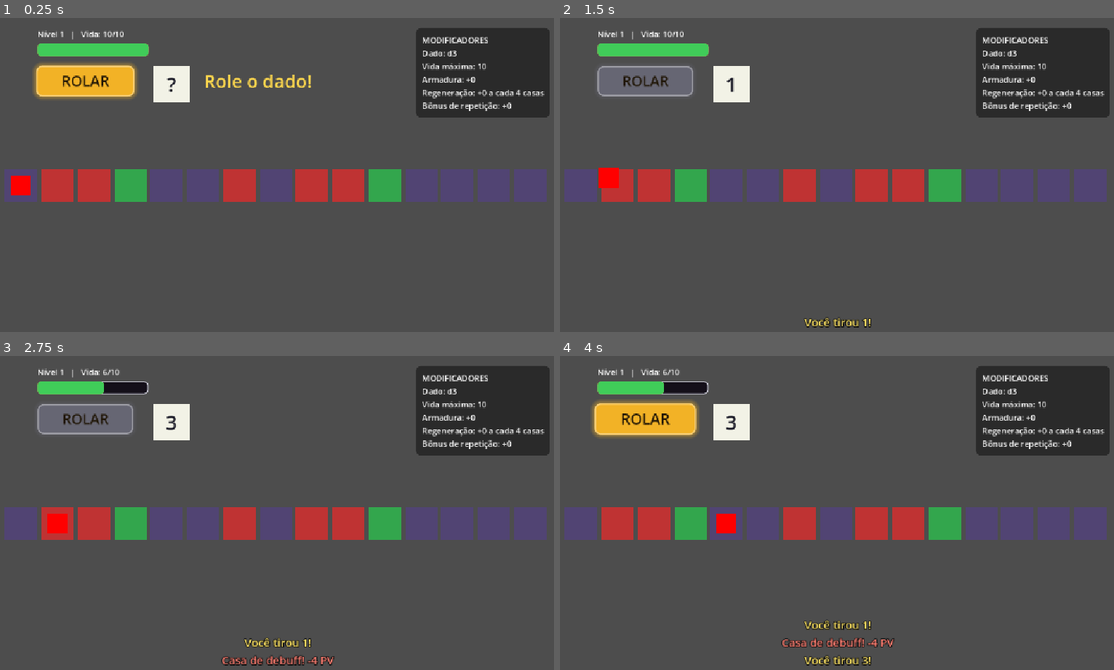
Above: before the commit, frames 1-4 (two rows, left to right).
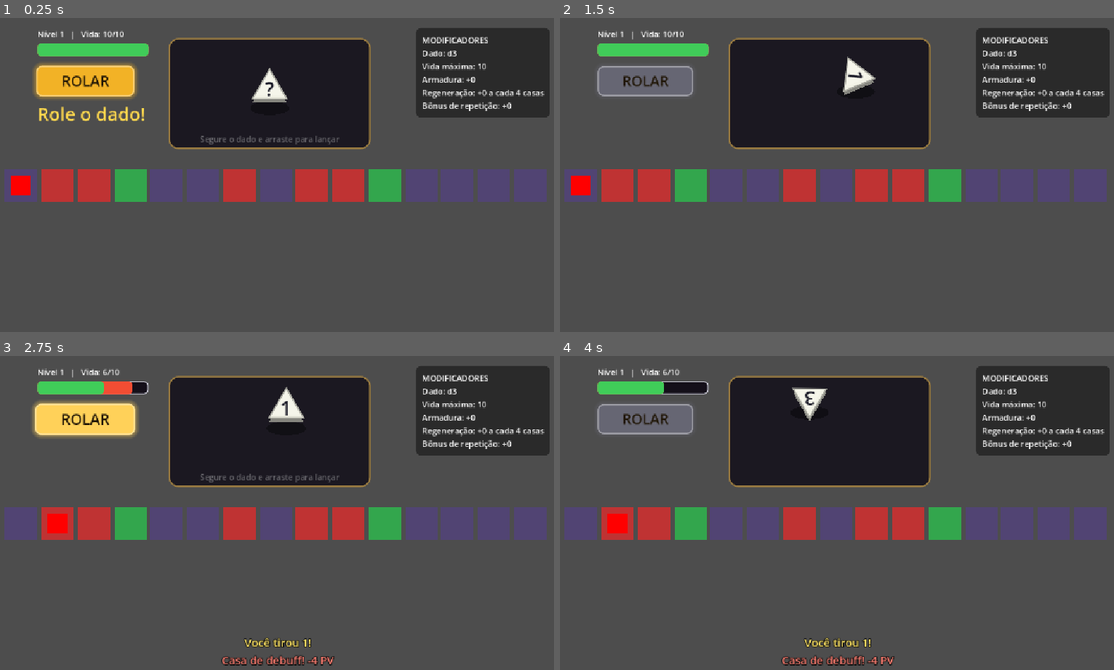
Above: after the commit, the same moments.

Repository: icamarassa/Dice-Run
Game: Godot game, scene res://scenes/main.tscn
Same seed, same stepped clock (60 frames per second), same inputs: the game is played once before the commit and once after it.
Inputs (mouse positions are in pixels of both pictures, inside the frame that each line leads up to):
- Up to frame 1 (0.25 s): no input
- Up to frame 2 (1.5 s): click "ROLAR" at 0.5 s; move the mouse to (964, 165) at 1.27 s; click (964, 165) at 1.42 s
- Up to frame 3 (2.75 s): click (83, 418) at 2 s, where only the run before the commit has a clickable "ROLAR"
- Up to frame 4 (4 s): click (643, 418) at 2.75 s, where only the run after the commit has a clickable "ROLAR"; move the mouse to (720, 534) at 3.52 s; click (720, 534) at 3.67 s

The runs differ from the first frame. In frame 1, 13% of the frame differs, in the area x 6-67%, y 6-42%; in frame 2, 14%; in frame 3, 15%; in frame 4, 17%, in the area x 5-67%, y 6-99%.

Commit message:
Marco 5: dado pseudo-3D com mouse

Diff:
--- a/dados/buffs/bencao_arthur.tres
+++ b/dados/buffs/bencao_arthur.tres
@@ -6,6 +6,6 @@
 script = ExtResource("1_h6oeo")
 nome = "Benção do Rei Arthur"
 raridade = "Lendaria"
-descricao = "A cada 10 casas lhe protege completamente de um dano"
+descricao = "A cada 18 casas lhe protege completamente de um dano"
 id_efeito = "escudo_arthur"
 metadata/_custom_type_script = "uid://bojuqkqv6tqib"
--- /dev/null
+++ b/scripts/dado_fisico.gd
@@ -0,0 +1,328 @@
+class_name DadoFisico
+extends Node2D
+# Dado "2.5D": desenhado em 2D, mas com altura (z), sombra, quique e giro,
+# o que dá a impressão de um objeto 3D rolando numa mesa.
+
+signal lancado   # o jogador soltou o dado (ou clicou em ROLAR)
+signal pousou    # o dado parou de vez
+
+enum Estado { REPOUSO, SEGURANDO, VOANDO, ASSENTANDO, ALINHANDO }
+
+const AREA := Rect2(0, 0, 400, 220)      # tamanho da mesa
+const RAIO := 38.0
+const GRAVIDADE := 1600.0
+const ELASTICIDADE := 0.5
+const VEL_MAX := 1000.0
+const ALTURA_SEGURANDO := 46.0
+const COR_DADO := Color(0.95, 0.95, 0.9)
+const COR_BONUS := Color(1.0, 0.85, 0.35)
+
+# lados do dado -> [lados do desenho, rotação inicial]
+# Assim o formato muda quando o dado evolui.
+const FORMAS := {
+	3: [3, -PI / 2.0],
+	4: [4, 0.0],
+	6: [4, PI / 4.0],
+	8: [6, 0.0],
+	10: [8, PI / 8.0],
+	12: [5, -PI / 2.0],
+	20: [10, -PI / 2.0],
+}
+
+var lados := 3:
+	set(valor):
+		if valor == lados:
+			return
+		lados = valor
+		if is_node_ready():
+			_esmagar()
+		queue_redraw()
+
+var habilitado := false:
+	set(valor):
+		habilitado = valor
+		queue_redraw()
+
+var estado := Estado.REPOUSO
+var pos := AREA.get_center()   # posição no "chão" da mesa
+var vel := Vector2.ZERO
+var z := 0.0                   # altura do dado
+var vz := 0.0
+var ang := 0.0
+var vang := 0.0
+var esmagar := Vector2.ONE     # achatamento (squash and stretch)
+
+var texto := "?"
+var face_final := 1
+var bonus := false
+var cor_dado := COR_DADO
+
+var vel_mouse := Vector2.ZERO
+var tempo_troca := 0.0
+var quicadas := 0
+var tempo := 0.0
+var estilo_mesa: StyleBoxFlat
+
+
+func _ready() -> void:
+	estilo_mesa = StyleBoxFlat.new()
+	estilo_mesa.bg_color = Color(0.07, 0.06, 0.1, 0.85)
+	estilo_mesa.border_color = Color(0.6, 0.48, 0.25)
+	estilo_mesa.set_border_width_all(3)
+	estilo_mesa.set_corner_radius_all(18)
+
+
+# ======================================================
+#  USO PELO main.gd
+# ======================================================
+
+# O main sorteia o número (lógica) e avisa o dado visual qual face mostrar ao pousar
+func definir_resultado(face: int, com_bonus: bool) -> void:
+	face_final = face
+	bonus = com_bonus
+
+
+# Usado pelo botão ROLAR: joga o dado sozinho
+func lancar_automatico() -> void:
+	if estado != Estado.REPOUSO:
+		return
+	var direcao := Vector2.from_angle(randf_range(-0.5, 0.5)) * randf_range(350.0, 600.0)
+	if pos.x > AREA.get_center().x:
+		direcao.x = -direcao.x
+	_lancar(direcao)
+
+
+# ======================================================
+#  MOUSE
+# ======================================================
+
+func _input(event: InputEvent) -> void:
+	var clique := event as InputEventMouseButton
+	if clique == null or clique.button_index != MOUSE_BUTTON_LEFT:
+		return
+
+	if clique.pressed:
+		if habilitado and estado == Estado.REPOUSO and _mouse_sobre_dado():
+			estado = Estado.SEGURANDO
+			vel_mouse = Vector2.ZERO
+			cor_dado = COR_DADO
+	elif estado == Estado.SEGURANDO:
+		_soltar()
+
+
+func _mouse_sobre_dado() -> bool:
+	var centro := pos + Vector2(0, -z)
+	return get_local_mouse_position().distance_to(centro) < RAIO * 1.1
+
+
+func _soltar() -> void:
+	var direcao := vel_mouse
+	if direcao.length() < 160.0:
+		# Soltou parado: joga para um lado qualquer
+		direcao = Vector2.from_angle(randf() * TAU) * randf_range(220.0, 360.0)
+	_lancar(direcao.limit_length(VEL_MAX))
+
+
+func _lancar(velocidade: Vector2) -> void:
+	cor_dado = COR_DADO
+	vel = velocidade
+	vz = randf_range(380.0, 520.0)
+	vang = randf_range(10.0, 16.0) * (1.0 if randf() < 0.5 else -1.0)
+	quicadas = 0
+	estado = Estado.VOANDO
+	# O main reage a este sinal sorteando o número e chamando definir_resultado()
+	lancado.emit()
+
+
+# ======================================================
+#  SIMULAÇÃO
+# ======================================================
+
+func _process(delta: float) -> void:
+	tempo += delta
+	match estado:
+		Estado.REPOUSO:
+			_processar_repouso(delta)
+		Estado.SEGURANDO:
+			_processar_segurando(delta)
+		Estado.VOANDO:
+			_processar_voo(delta)
+		Estado.ASSENTANDO:
+			_processar_assentando(delta)
+	queue_redraw()
+
+
+func _processar_repouso(delta: float) -> void:
+	var alvo_z := 0.0
+	if habilitado:
+		# Flutua de leve, chamando o jogador para pegar o dado
+		alvo_z = 8.0 + sin(tempo * 3.0) * 4.0
+		if _mouse_sobre_dado():
+			alvo_z += 8.0
+	z = lerpf(z, alvo_z, 10.0 * delta)
+
+
+func _processar_segurando(delta: float) -> void:
+	var alvo := _limitar(get_local_mouse_position())
+	var antes := pos
+	pos = pos.lerp(alvo, 1.0 - exp(-18.0 * delta))
+
+	# Velocidade do mouse (suavizada): é ela que define a força do arremesso
+	var vel_bruta := (pos - antes) / delta
+	vel_mouse = vel_mouse.lerp(vel_bruta, 0.35)
+
+	z = lerpf(z, ALTURA_SEGURANDO, 12.0 * delta)
+	ang = lerp_angle(ang, clampf(vel_mouse.x * 0.0015, -0.6, 0.6), 10.0 * delta)
+
+	# Sacudir o dado embaralha o número
+	tempo_troca -= delta
+	if vel_mouse.length() > 350.0 and tempo_troca <= 0.0:
+		texto = str(randi_range(1, lados))
+		tempo_troca = 0.06
+
+
+func _processar_voo(delta: float) -> void:
+	vz -= GRAVIDADE * delta
+	z += vz * delta
+	pos += vel * delta
+	ang += vang * delta
+	_quicar_nas_paredes()
+
+	# O número troca enquanto o dado gira
+	tempo_troca -= delta
+	if tempo_troca <= 0.0:
+		texto = str(randi_range(1, lados))
+		tempo_troca = 0.07
+
+	# Bateu no chão?
+	if z <= 0.0 and vz < 0.0:
+		z = 0.0
+		quicadas += 1
+		if quicadas >= 3 or absf(vz) < 140.0:
+			_assentar()
+		else:
+			vz = -vz * ELASTICIDADE
+			vel *= 0.7
+			vang *= 0.6
+			_esmagar()
+
+
+func _assentar() -> void:
+	estado = Estado.ASSENTANDO
+	vz = 0.0
+	texto = str(face_final)
+	_esmagar()
+
+
+func _processar_assentando(delta: float) -> void:
+	# Desliza um pouquinho no chão até parar
+	vel = vel.move_toward(Vector2.ZERO, 900.0 * delta)
+	pos += vel * delta
+	_quicar_nas_paredes()
+	vang = move_toward(vang, 0.0, 25.0 * delta)
+	ang += vang * delta
+
+	if vel.length() < 5.0 and absf(vang) < 0.5:
+		_alinhar()
+
+
+func _alinhar() -> void:
+	estado = Estado.ALINHANDO
+	var alvo := roundf(ang / TAU) * TAU
+	var t := create_tween()
+	t.tween_property(self, "ang", alvo, 0.15)
+	await t.finished
+	ang = 0.0
+	if bonus:
+		cor_dado = COR_BONUS
+	estado = Estado.REPOUSO
+	pousou.emit()
+
+
+func _limitar(p: Vector2) -> Vector2:
+	var margem := Vector2(RAIO, RAIO)
+	return p.clamp(AREA.position + margem, AREA.end - margem)
+
+
+func _quicar_nas_paredes() -> void:
+	var minimo := AREA.position + Vector2(RAIO, RAIO)
+	var maximo := AREA.end - Vector2(RAIO, RAIO)
+	if pos.x < minimo.x:
+		pos.x = minimo.x
+		vel.x = absf(vel.x) * 0.7
+	elif pos.x > maximo.x:
+		pos.x = maximo.x
+		vel.x = -absf(vel.x) * 0.7
+	if pos.y < minimo.y:
+		pos.y = minimo.y
+		vel.y = absf(vel.y) * 0.7
+	elif pos.y > maximo.y:
+		pos.y = maximo.y
+		vel.y = -absf(vel.y) * 0.7
+
+
+# Achata o dado e deixa ele voltar ao normal (squash and stretch)
+func _esmagar() -> void:
+	esmagar = Vector2(1.3, 0.7)
+	create_tween().tween_property(self, "esmagar", Vector2.ONE, 0.18) \
+		.set_trans(Tween.TRANS_BACK).set_ease(Tween.EASE_OUT)
+
+
+# ======================================================
+#  DESENHO
+# ======================================================
+
+func _contorno() -> PackedVector2Array:
+	var forma: Array = FORMAS.get(lados, [4, PI / 4.0])
+	var n: int = forma[0]
+	var rotacao: float = forma[1]
+	var pontos := PackedVector2Array()
+	for i in n:
+		pontos.append(Vector2.from_angle(rotacao + TAU * i / n) * RAIO)
+	return pontos
+
+
+func _draw() -> void:
+	var fonte := ThemeDB.fallback_font
+
+	# Mesa
+	draw_style_box(estilo_mesa, AREA)
+	if habilitado and estado == Estado.REPOUSO:
+		draw_string(fonte, Vector2(0, AREA.end.y - 14), "Segure o dado e arraste para lançar",
+			HORIZONTAL_ALIGNMENT_CENTER, AREA.size.x, 16, Color(1, 1, 1, 0.35))
+
+	# Sombra no chão: quanto mais alto o dado, mais fraca e maior ela fica
+	var fraca := 1.0 / (1.0 + z / 80.0)
+	draw_set_transform(pos + Vector2(0, RAIO * 0.75), 0.0, Vector2(1.0, 0.35))
+	draw_circle(Vector2.ZERO, RAIO * (1.0 + z / 400.0), Color(0, 0, 0, 0.4 * fraca))
+	draw_set_transform(Vector2.ZERO, 0.0, Vector2.ONE)
+
+	# Dado: quanto mais alto, maior (mais perto da "câmera")
+	var centro := pos + Vector2(0, -z)
+	var escala := esmagar * (1.0 + z / 300.0)
+
+	var pontos := PackedVector2Array()
+	for p in _contorno():
+		pontos.append(centro + p.rotated(ang) * escala)
+
+	# "Espessura": a mesma forma, mais escura, deslocada para baixo
+	var lateral := PackedVector2Array()
+	for p in pontos:
+		lateral.append(p + Vector2(0, 8))
+	draw_colored_polygon(lateral, cor_dado.darkened(0.45))
+
+	# Face de cima, contorno e um brilho suave
+	draw_colored_polygon(pontos, cor_dado)
+	var fechado := pontos.duplicate()
+	fechado.append(pontos[0])
+	draw_polyline(fechado, cor_dado.darkened(0.3), 3.0, true)
+
+	var brilho := PackedVector2Array()
+	for p in pontos:
+		brilho.append(centro.lerp(p, 0.8) + Vector2(-2, -3))
+	draw_colored_polygon(brilho, Color(1, 1, 1, 0.18))
+
+	# Número (gira junto com o dado)
+	draw_set_transform(centro, ang, escala)
+	draw_string(fonte, Vector2(-40, 14), texto, HORIZONTAL_ALIGNMENT_CENTER, 80.0, 40, Color(0.1, 0.1, 0.15))
+	draw_set_transform(Vector2.ZERO, 0.0, Vector2.ONE)
--- a/scripts/main.gd
+++ b/scripts/main.gd
@@ -18,7 +18,6 @@
 const CURA_POR_NIVEL := 0.5          # o curativo melhora 0,5 PV por nível
 
 const CASAS_PARA_REGEN := 4
-const CASAS_PARA_ESCUDO := 10        # Benção do Rei Arthur
 const CHANCE_DEBUFF_BASE := 0.25
 const CHANCE_DEBUFF_POR_NIVEL := 0.03
 const CHANCE_DEBUFF_MAX := 0.45
@@ -27,12 +26,10 @@
 const PASTA_BUFFS := "res://dados/buffs/"
 
 # ---------- Interface ----------
-const DADO_POS := Vector2(330, 95)
-const DICA_POS := Vector2(430, 100)
+const MESA_POS := Vector2(360, 40)    # onde fica a mesa do dado
+const DICA_POS := Vector2(100, 165)
 const BARRA_POS := Vector2(100, 50)
 const BARRA_TAM := Vector2(220, 26)
-const COR_DADO := Color(0.95, 0.95, 0.9)
-const COR_DADO_BONUS := Color(1.0, 0.85, 0.35)
 const SEGUNDOS_PARA_DICA := 7.0
 
 const COR_AVISO := Color(1.0, 0.9, 0.4)
@@ -87,6 +84,7 @@
 var escudo_max := 0
 var escudo_cargas := 0
 var passos_totais := 0
+var passos_para_escudo := 0
 var tipos_casas: Array[int] = []
 var todos_buffs: Array[Buff] = []
 var ocupado := false
@@ -96,8 +94,7 @@
 
 # ---------- Nós criados por código ----------
 var overlay_atual: ColorRect
-var dado_visual: ColorRect
-var face_dado: Label
+var dado_fisico: DadoFisico
 var dica_rolar: Label
 var painel_status: PanelContainer
 var label_status: Label
@@ -123,8 +120,8 @@
 	_esconder_nos_antigos()
 	_organizar_interface()
 	_criar_barras()
-	_criar_dado_visual()
 	_criar_painel_status()
+	_criar_dado_fisico()
 	_criar_avisos()
 	_criar_dica()
 
@@ -138,6 +135,7 @@
 	add_child(timer_dica)
 	timer_dica.start()
 
+	dado_fisico.habilitado = true
 	_pulsar_botao(true)
 	_mostrar_dica()
 
@@ -290,24 +288,13 @@
 		tween_barra.tween_property(barra_dano, "value", vida, 0.25)
 
 
-# ---------- Dado visual, painel, avisos e dica ----------
-
-func _criar_dado_visual() -> void:
-	dado_visual = ColorRect.new()
-	dado_visual.size = Vector2(72, 72)
-	dado_visual.pivot_offset = Vector2(36, 36)
-	dado_visual.position = DADO_POS
-	dado_visual.color = COR_DADO
-	$UI.add_child(dado_visual)
-
-	face_dado = Label.new()
-	face_dado.set_anchors_and_offsets_preset(Control.PRESET_FULL_RECT)
-	face_dado.horizontal_alignment = HORIZONTAL_ALIGNMENT_CENTER
-	face_dado.vertical_alignment = VERTICAL_ALIGNMENT_CENTER
-	face_dado.add_theme_font_size_override("font_size", 40)
-	face_dado.add_theme_color_override("font_color", Color(0.1, 0.1, 0.15))
-	face_dado.text = "?"
-	dado_visual.add_child(face_dado)
+# ---------- Dado, painel, avisos e dica ----------
+
+func _criar_dado_fisico() -> void:
+	dado_fisico = DadoFisico.new()
+	dado_fisico.position = MESA_POS
+	dado_fisico.lancado.connect(_on_dado_lancado)
+	$UI.add_child(dado_fisico)
 
 
 func _criar_painel_status() -> void:
@@ -327,6 +314,9 @@
 
 
 func _atualizar_status() -> void:
+	if dado_fisico:
+		dado_fisico.lados = dado.lados
+
 	var texto := "MODIFICADORES\n"
 	texto += "Dado: d%d\n" % dado.lados
 	texto += "Vida máxima: %d\n" % vida_maxima
@@ -334,7 +324,9 @@
 	texto += "Regeneração: +%d a cada %d casas\n" % [regen_valor, CASAS_PARA_REGEN]
 	texto += "Bônus de repetição: +%d" % dado.bonus_repeticao
 	if escudo_max > 0:
-		texto += "\nEscudo de Arthur: %d/%d (a cada %d casas)" % [escudo_cargas, escudo_max, CASAS_PARA_ESCUDO]
+		texto += "\nEscudo de Arthur: %d/%d" % [escudo_cargas, escudo_max]
+		if escudo_cargas < escudo_max:
+			texto += " (recarrega em %d casas)" % (_casas_para_escudo() - passos_para_escudo)
 	label_status.text = texto
 
 
@@ -413,6 +405,11 @@
 			if recurso is Buff:
 				todos_buffs.append(recurso)
 	print("Buffs carregados: ", todos_buffs.size())
+
+
+# Benção do Rei Arthur: o escudo demora mais a recarregar nas fases altas
+func _casas_para_escudo() -> int:
+	return 10 + nivel
 
 
 # Um buff só é oferecido se fizer sentido agora (ex.: não existe dado maior que d20)
@@ -724,17 +721,28 @@
 #  TURNO
 # ======================================================
 
+# O botão ROLAR só "joga" o dado. O resto do turno começa em _on_dado_lancado,
+# que também é chamado quando o jogador solta o dado com o mouse.
 func _on_botao_rolar_pressed() -> void:
+	if ocupado or jogo_terminou:
+		return
+	dado_fisico.lancar_automatico()
+
+
+func _on_dado_lancado() -> void:
 	if ocupado or jogo_terminou:
 		return
 	ocupado = true
 	botao_rolar.disabled = true
+	dado_fisico.habilitado = false
 	_pulsar_botao(false)
 	_esconder_dica()
 	timer_dica.stop()
 
+	# A LÓGICA decide o número; o dado visual só o mostra ao pousar
 	var resultado := dado.rolar()
-	await _animar_dado()
+	dado_fisico.definir_resultado(dado.ultimo, dado.teve_bonus)
+	await dado_fisico.pousou
 
 	if dado.teve_bonus:
 		_aviso("Você tirou %d! (bônus de repetição)" % resultado)
@@ -754,39 +762,9 @@
 	if not jogo_terminou:
 		ocupado = false
 		botao_rolar.disabled = false
+		dado_fisico.habilitado = true
 		_pulsar_botao(true)
 		timer_dica.start()
-
-
-func _animar_dado() -> void:
-	dado_visual.color = COR_DADO
-
-	var t := create_tween().set_parallel(true)
-	t.tween_property(dado_visual, "rotation", TAU * 2.0, 0.55).from(0.0)
-	t.tween_property(dado_visual, "position:y", DADO_POS.y - 45.0, 0.25) \
-		.set_trans(Tween.TRANS_QUAD).set_ease(Tween.EASE_OUT)
-	t.tween_property(dado_visual, "position:y", DADO_POS.y, 0.25) \
-		.set_delay(0.25).set_trans(Tween.TRANS_QUAD).set_ease(Tween.EASE_IN)
-	# Troca o número várias vezes enquanto o dado gira
-	t.tween_method(_face_aleatoria, 0.0, 1.0, 0.55)
-	await t.finished
-
-	dado_visual.rotation = 0.0
-	face_dado.text = str(dado.ultimo)
-	if dado.teve_bonus:
-		dado_visual.color = COR_DADO_BONUS
-
-	# "Pop" ao pousar
-	var p := create_tween()
-	p.tween_property(dado_visual, "scale", Vector2(1.35, 1.35), 0.08)
-	p.tween_property(dado_visual, "scale", Vector2.ONE, 0.15) \
-		.set_trans(Tween.TRANS_BACK).set_ease(Tween.EASE_OUT)
-	await p.finished
-
-
-func _face_aleatoria(_progresso: float) -> void:
-	if randf() < 0.3:
-		face_dado.text = str(randi_range(1, dado.lados))
 
 
 func _mover_um_passo(indice: int) -> void:
@@ -813,9 +791,13 @@
 		_aviso("Regeneração: +%d PV" % regen_valor, COR_AVISO_BOM)
 		_atualizar_vida()
 
-	if escudo_max > 0 and passos_totais % CASAS_PARA_ESCUDO == 0 and escudo_cargas < escudo_max:
-		escudo_cargas += 1
-		_aviso("Benção do Rei Arthur: escudo recarregado!", COR_AVISO_BOM)
+	# Escudo: conta os passos desde a última recarga (só enquanto não está cheio)
+	if escudo_max > 0 and escudo_cargas < escudo_max:
+		passos_para_escudo += 1
+		if passos_para_escudo >= _casas_para_escudo():
+			passos_para_escudo = 0
+			escudo_cargas += 1
+			_aviso("Benção do Rei Arthur: escudo recarregado!", COR_AVISO_BOM)
 		_atualizar_status()
 
 
@@ -859,6 +841,7 @@
 func _fim_de_jogo() -> void:
 	jogo_terminou = true
 	botao_rolar.disabled = true
+	dado_fisico.habilitado = false
 	_pulsar_botao(false)
 	timer_dica.stop()
 
@@ -867,18 +850,8 @@
 
 	var coluna := _criar_overlay(0.88)
 	var titulo := _novo_label("VOCÊ MORREU", 64, Color(0.9, 0.2, 0.2), false)
-	var detalhe := _novo_label(
-	"Você chegou ao nível %d" % nivel,
-	26,
-	Color(0.85, 0.85, 0.9),
-	false
-)
-	var estatisticas := _novo_label(
-	"Buffs obtidos: %d" % buffs_pegos,
-	22,
-	Color(0.85, 0.85, 0.9),
-	false
-)
+	var detalhe := _novo_label("Você chegou ao nível %d" % nivel, 26, Color(0.85, 0.85, 0.9), false)
+	var estatisticas := _novo_label("Buffs obtidos: %d" % buffs_pegos, 22, Color(0.85, 0.85, 0.9), false)
 
 	var botao := Button.new()
 	botao.text = "JOGAR DE NOVO"
@@ -893,9 +866,9 @@
 	coluna.add_child(botao)
 	coluna.add_child(estatisticas)
 
-	# Os três aparecem em sequência
+	# Tudo aparece em sequência
 	var i := 0
-	for item in [titulo, detalhe, botao]:
+	for item in [titulo, detalhe, botao, estatisticas]:
 		item.modulate.a = 0.0
 		item.create_tween().tween_property(item, "modulate:a", 1.0, 0.4).set_delay(0.25 * i)
 		i += 1
Not shown, added: scripts/dado_fisico.gd.uid
